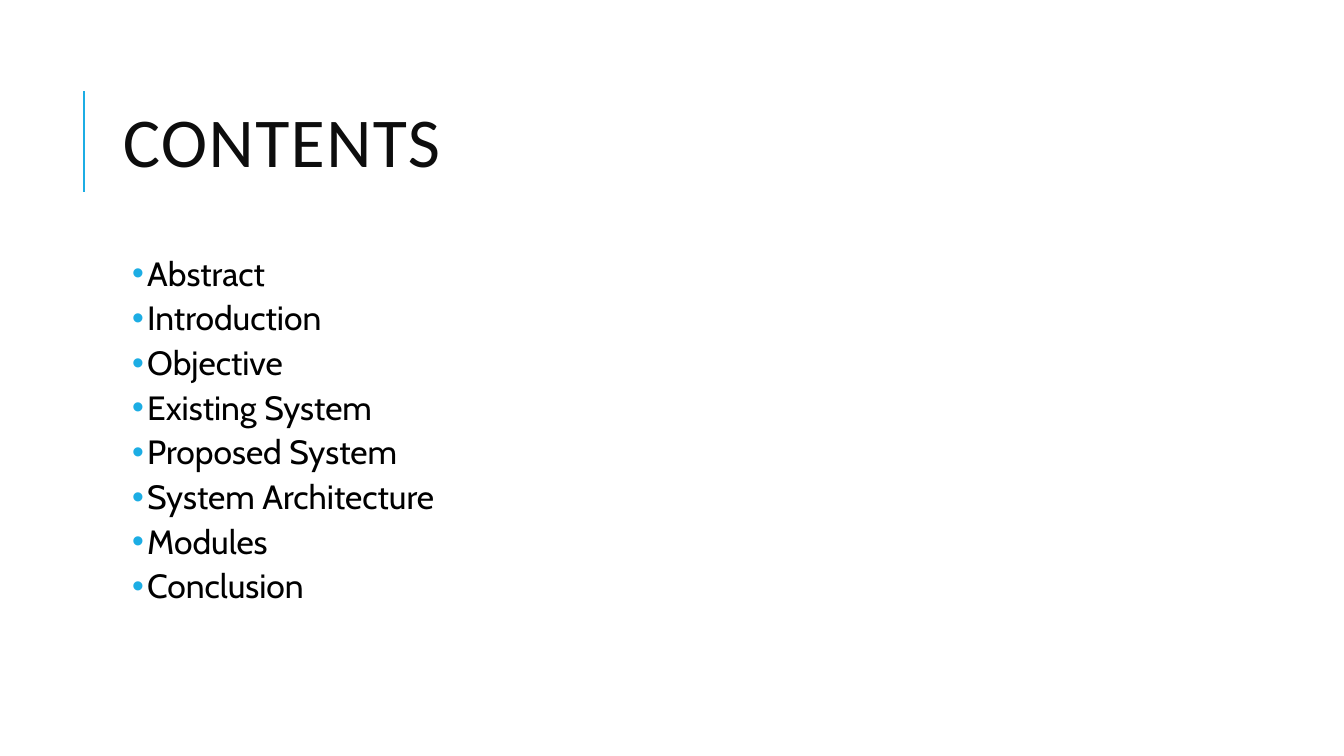
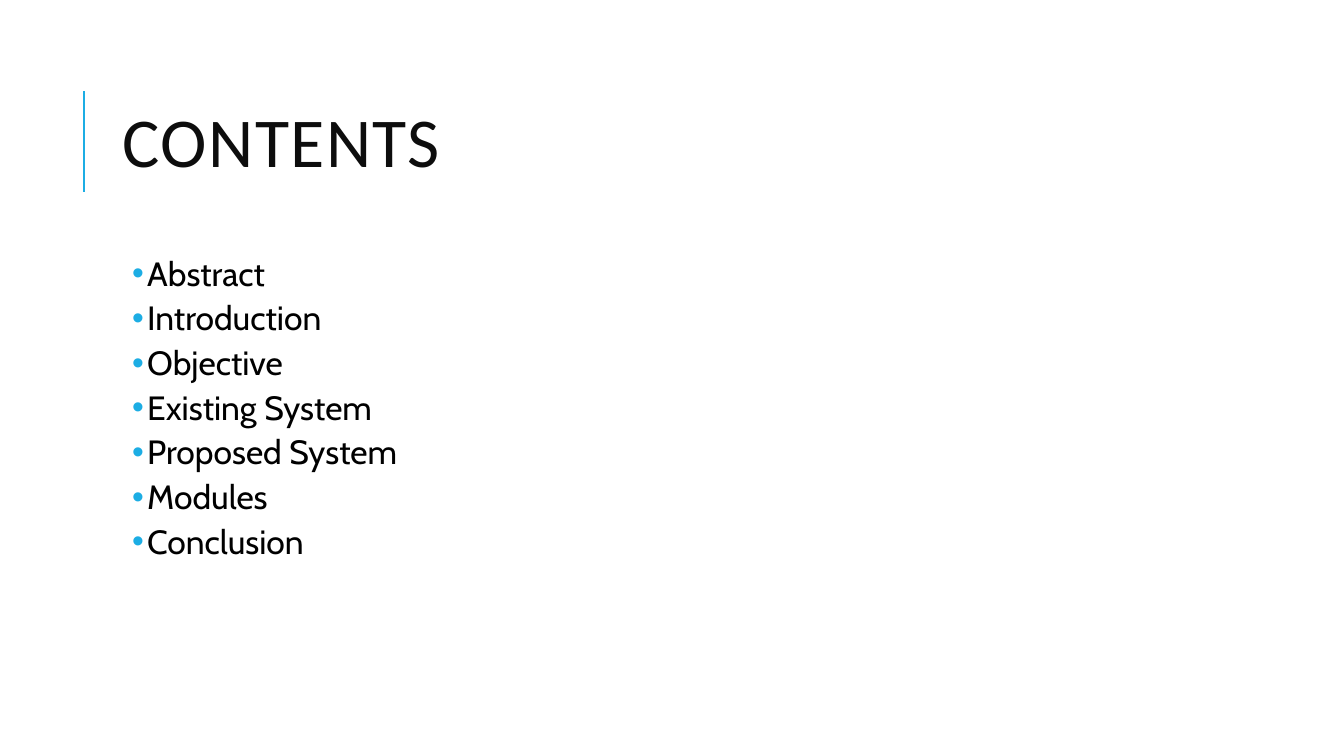
Before and after one commit to anirudhp06/Company-Profit-Prediction, a slide deck: slide 2 of Exposys Internship report.pptx. Drawn at 1344x756 pixels with LibreOffice and Linux fonts; fonts in the diff are those of the drawing. Boxes give left, top, right and bottom in pixels: in the first picture for what was removed or moved away, otherwise in the second. Text is boxed around its words. In the diff, an @@ line names an element or a change of style, - is before the commit and + after.

Commit message:
Added ppt, Updated requirements.txt

```diff
--- a/Exposys Internship report.pptx
+++ b/Exposys Internship report.pptx
@@ text at (147, 483, 434, 517): paragraph removed @@
-  • System Architecture
```
Also in this commit, not shown: 10 slides added, 1 other file.
